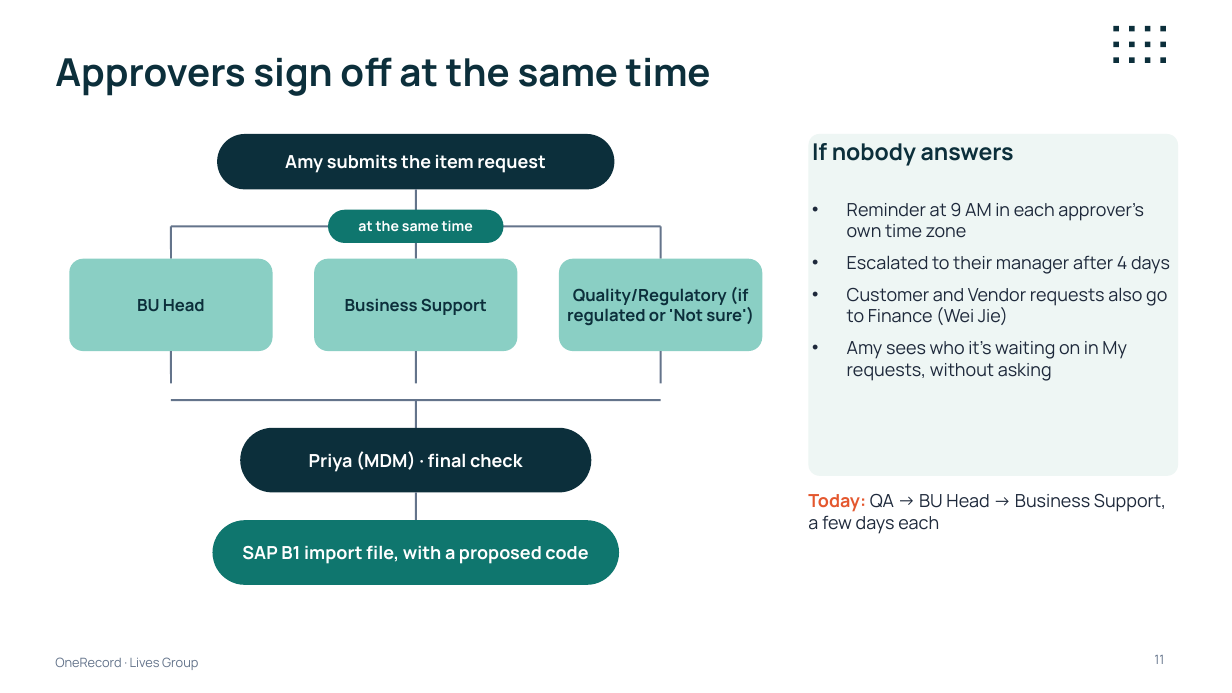
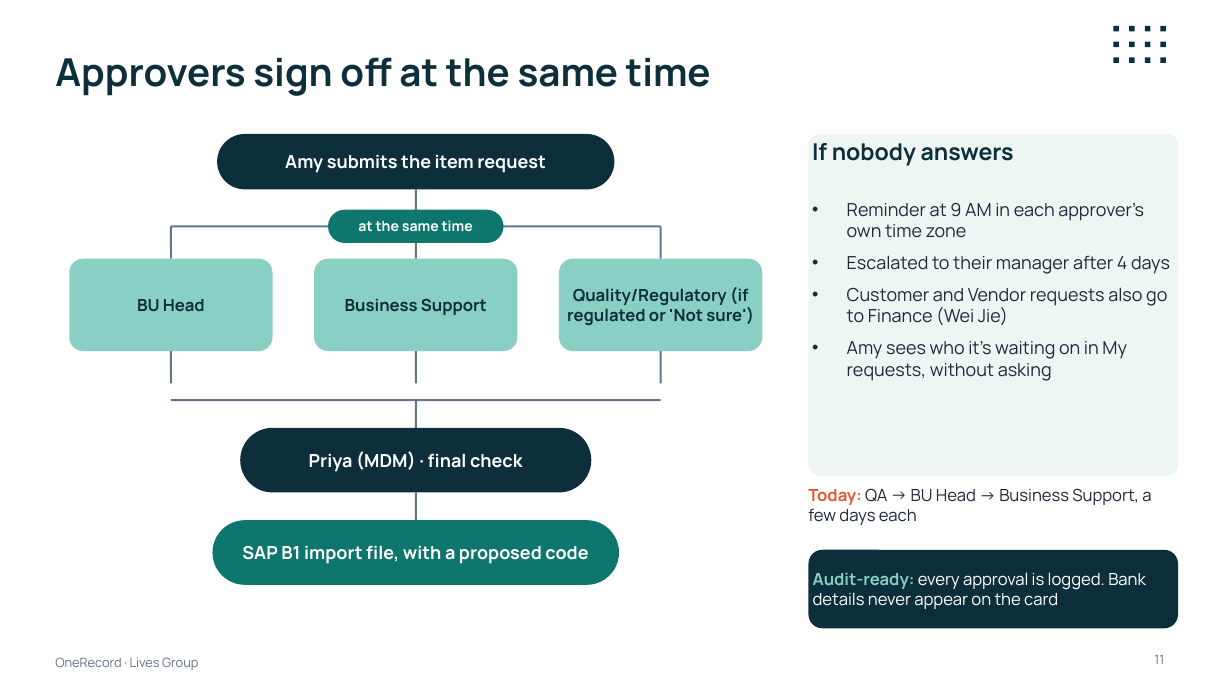
Before and after one commit to zacchaeus-tan/SMUDataCaseCompeittion, a slide deck: slide 11 of deck/OneRecord_Finals.pptx. Drawn at 1232x693 pixels with LibreOffice and Linux fonts; fonts in the diff are those of the drawing. Boxes give left, top, right and bottom in pixels: in the first picture for what was removed or moved away, otherwise in the second. Text is boxed around its words. In the diff, an @@ line names an element or a change of style, - is before the commit and + after.

Commit message:
uodate slide

```diff
--- a/deck/OneRecord_Finals.pptx
+++ b/deck/OneRecord_Finals.pptx
@@ text "Today: QA → BU Head ..." at <box>808,488,1151,525</box>: size 14 to 13 pt @@
@@ rounded rectangle added at <box>809,550,1178,628</box>, fill #0C2F3B, 13 pt, text #FFFFFF @@
+Audit-ready: every approval is logged. Bank details never appear on the card
```
Also in this commit, not shown: 1 other file.
